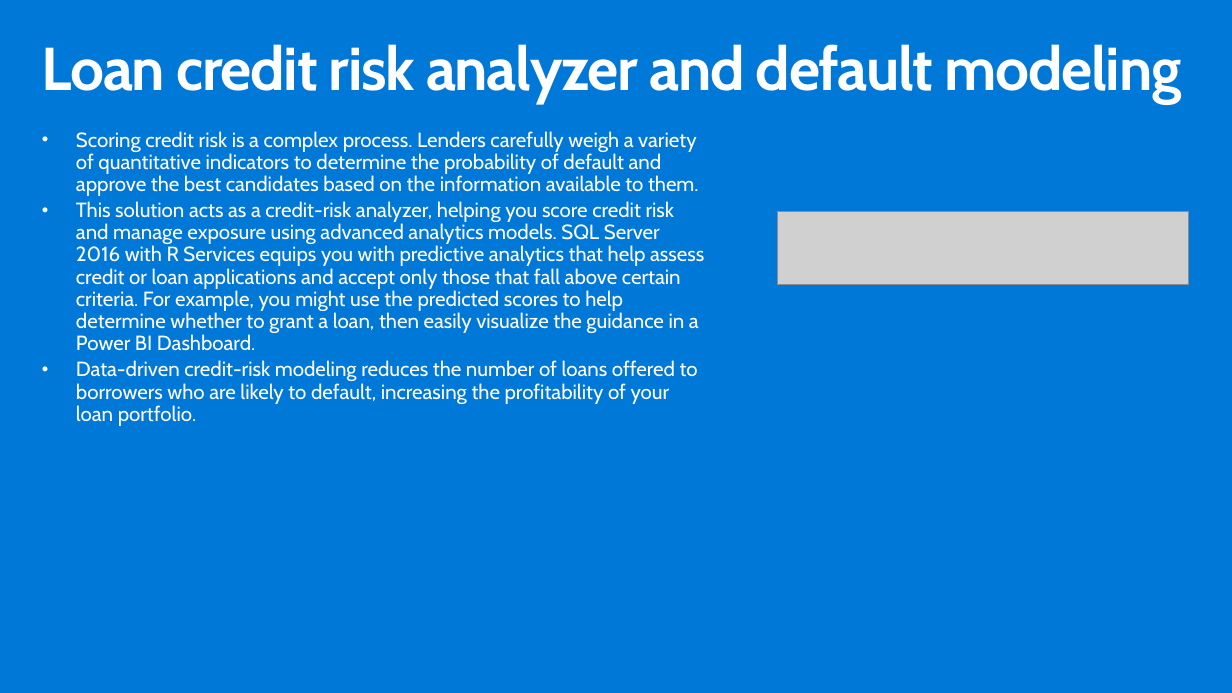
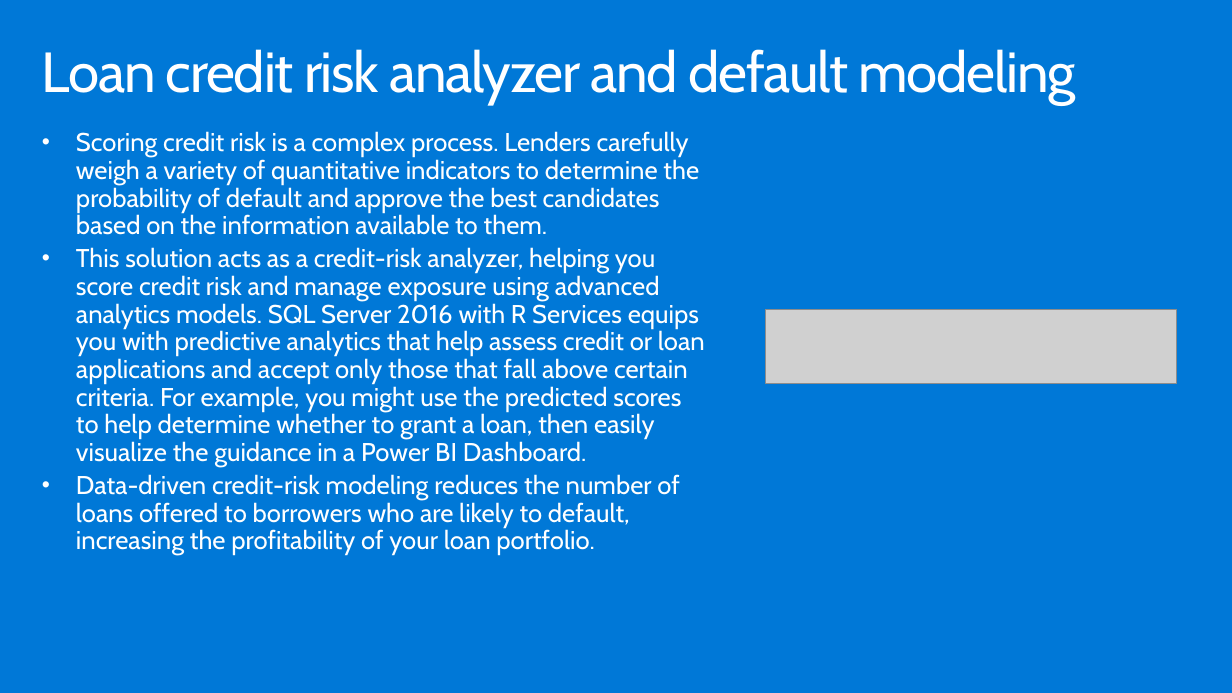
Before and after one commit to hnc198/AzurePowerBI, a slide deck: slide 20 of 4. Hands-on Modules/Architectural Designs/1. Architectural Designs.pptx (slide 5 before the commit). Drawn at 1232x693 pixels with LibreOffice and Linux fonts; fonts in the diff are those of the drawing; grey boxes stand for pictures. Boxes give left, top, right and bottom in pixels: in the first picture for what was removed or moved away, otherwise in the second. Text is boxed around its words. In the diff, an @@ line names an element or a change of style, - is before the commit and + after.

```diff
--- a/4. Hands-on Modules/Architectural Designs/1. Architectural Designs.pptx
+++ b/4. Hands-on Modules/Architectural Designs/1. Architectural Designs.pptx
@@ title "Loan credit risk analyzer and ..." at (42, 49, 1076, 105): size 47 to 44 pt, bold off; vertical alignment top to middle @@
@@ text "Scoring credit risk is a ..." at (76, 131, 705, 555): size 16 to 20 pt @@
@@ picture: place and size @@
-picture at (777, 211, 1189, 285)
+picture at (765, 310, 1177, 384)
```
Also in this commit, not shown: 3 other slides changed, 15 slides added, 4 other files.
